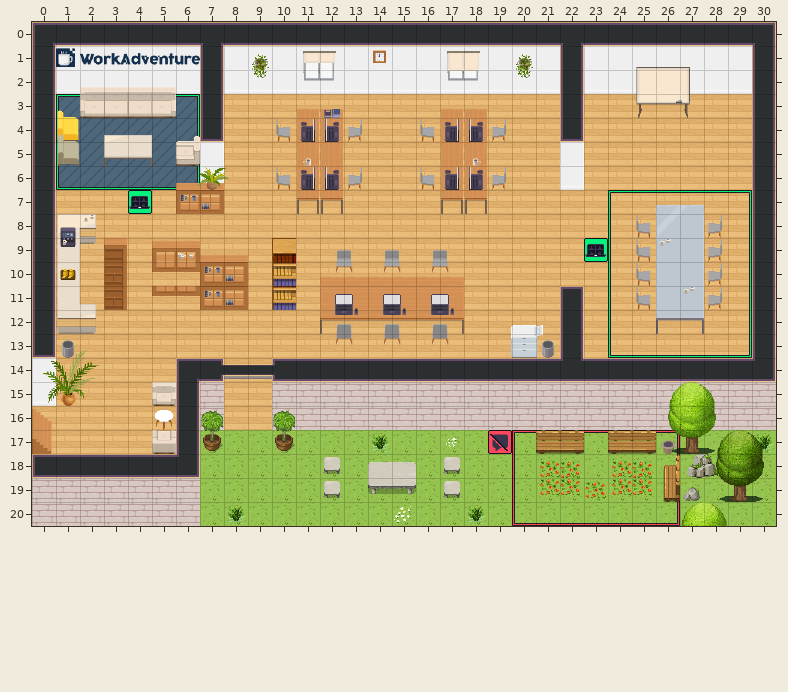
An edit to a level. Tiled map (JSON), office.tmj. The picture above was drawn from the file before the commit.
Cells are 32x32 px. Shown: x 0..30, y 0..20.
The result:
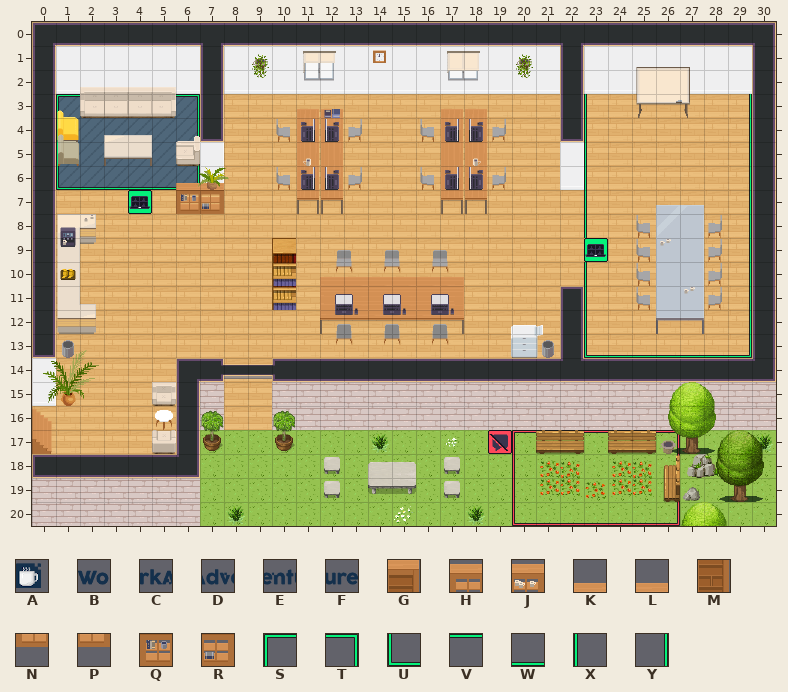
Key: from "WA_Logo_Long": A 0, B 1, C 2, D 3, E 4, F 5; from "WA_Other_Furniture": G 15, H 17, J 18, K 19, L 20, M 27, N 29, P 30, Q 31, R 32; from "WA_User_Interface": S 161, T 162, U 164, V 165, W 166, X 167, Y 168.
_ is an empty cell, . an unchanged one.
Message: Whiteboard Add Whiteboard URL Test
Change:
--- layer "floor/floor2"
@@ x 23..29 @@
- 3 _....._
- 4 _....._
- 5 _....._
- 6 _....._
- 7 _SVVVVT
- 8 _X.....
- 9 .X.....
-10 _X.....
-11 _X.....
-12 _X.....
-13 _U.....
+ 3 X.....Y
+ 4 X.....Y
+ 5 X.....Y
+ 6 X.....Y
+ 7 X_____Y
+ 8 X_.....
+ 9 ._.....
+10 X_.....
+11 X_.....
+12 X_.....
+13 UW.....
--- layer "walls/walls2"
@@ x 1..6 @@
- 1 ABCDEF
+ 1 ______
--- layer "furniture/furniture2"
@@ x 3..8 @@
- 9 G.HJKL
-10 M.NPQR
-11 M.NPQR
+ 9 _.____
+10 _.____
+11 _.____
